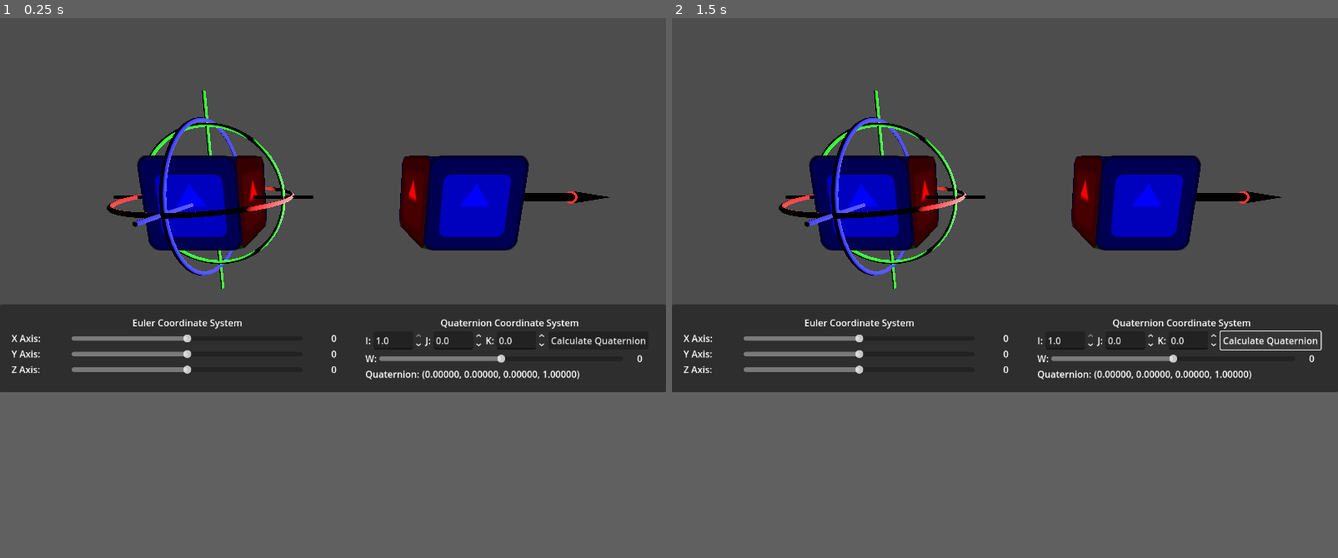
Above: before the commit, frames 1-2 (left to right).
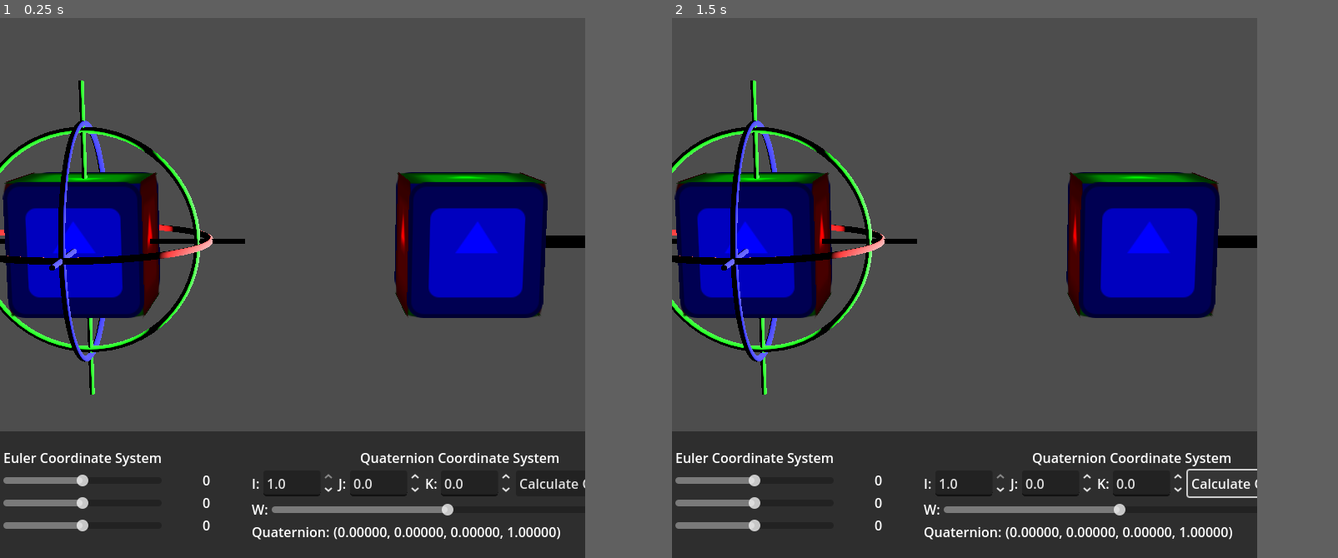
Above: after the commit, the same moments.

Repository: snoeyz/GodotQuaternionDemo
Game: Godot game, scene res://scenes/quaternion_demo.tscn
Two runs of this game, one before a commit and one after it. Both use one fixed random seed, a clock stepped at 60 frames per second and the inputs below. The engine's default icon, where the game draws it, is replaced by a stand-in: a white triangle on a blue panel in a dark square.
Inputs (mouse positions are in pixels of both pictures, inside the frame that each line leads up to):
- Up to frame 1 (0.25 s): no input
- Up to frame 2 (1.5 s): click (1271, 342) at 0.5 s, where only the run before the commit has a clickable "Calculate Quaternion"; click (1271, 342) at 1.25 s, where only the run before the commit has a clickable "Calculate Quaternion"
In our replay, the window is 799x449 before the commit and 702x648 after it. These sizes can differ from the game's own. Grey fills any space a smaller window leaves; there, only what the larger window draws over its background counts as a difference.

The runs differ from the first frame. In frame 1, 40% of the frame differs, in the area x 0-100%, y 11-97%; in frame 2, 39%.

Commit message:
Final changes

Diff:
--- a/project.godot
+++ b/project.godot
@@ -12,8 +12,16 @@
 
 config/name="GodotQuaternionDemo"
 run/main_scene="res://scenes/quaternion_demo.tscn"
-config/features=PackedStringArray("4.3", "Mobile")
+config/features=PackedStringArray("4.5", "Mobile")
 config/icon="res://icon.svg"
+
+[display]
+
+window/size/viewport_width=702
+
+[editor]
+
+movie_writer/movie_file="output.avi"
 
 [rendering]
 
--- a/scenes/quaternion_demo.tscn
+++ b/scenes/quaternion_demo.tscn
@@ -75,13 +75,14 @@
 script = ExtResource("1_hdf15")
 
 [node name="Camera3D" type="Camera3D" parent="."]
-transform = Transform3D(1, 0, 0, 0, 0.980785, 0.19509, 0, -0.19509, 0.980785, 0, 0.503392, 3.03389)
+transform = Transform3D(1, 0, 0, 0, 0.98277134, 0.18482597, 0, -0.18482597, 0.98277134, 0.1275425, 1.2053788, 8.397337)
+fov = 28.3
 
 [node name="OmniLight3D" type="OmniLight3D" parent="."]
 light_energy = 13.05
 
 [node name="EulerGodotCube" parent="." instance=ExtResource("1_nengg")]
-transform = Transform3D(-1, -8.74228e-08, -4.37114e-08, -8.74228e-08, 1, -4.37114e-08, 4.37114e-08, -4.37114e-08, -1, -1.5, 0, 0)
+transform = Transform3D(1, 0, 0, 0, 1, 0, 0, 0, 1, -1.5, 0, 0)
 
 [node name="GimbalX" type="MeshInstance3D" parent="."]
 transform = Transform3D(1, 0, 0, 0, 1, 0, 0, 0, 1, -1.5, 0, 0)
@@ -257,6 +258,7 @@
 max_value = 1.0
 step = 0.1
 value = 1.0
+select_all_on_focus = true
 
 [node name="JLabel" type="Label" parent="CanvasLayer/PanelContainer/MarginContainer/HBoxContainer/QuaternionControls/HBoxContainer"]
 layout_mode = 2
@@ -267,6 +269,7 @@
 min_value = -1.0
 max_value = 1.0
 step = 0.1
+select_all_on_focus = true
 
 [node name="KLabel" type="Label" parent="CanvasLayer/PanelContainer/MarginContainer/HBoxContainer/QuaternionControls/HBoxContainer"]
 layout_mode = 2
@@ -277,6 +280,7 @@
 min_value = -1.0
 max_value = 1.0
 step = 0.1
+select_all_on_focus = true
 
 [node name="CalculateQuatButton" type="Button" parent="CanvasLayer/PanelContainer/MarginContainer/HBoxContainer/QuaternionControls/HBoxContainer"]
 layout_mode = 2
--- /dev/null
+++ b/scenes/rotation_order_demo.tscn
@@ -0,0 +1,117 @@
+[gd_scene load_steps=5 format=3 uid="uid://jnsepd6an64f"]
+
+[ext_resource type="PackedScene" uid="uid://cyh3f031l585i" path="res://scenes/godot_cube.tscn" id="1_l1t2d"]
+
+[sub_resource type="Animation" id="Animation_0ylth"]
+resource_name = "world_space"
+length = 18.0
+tracks/0/type = "value"
+tracks/0/imported = false
+tracks/0/enabled = true
+tracks/0/path = NodePath("GodotCube:rotation")
+tracks/0/interp = 1
+tracks/0/loop_wrap = true
+tracks/0/keys = {
+"times": PackedFloat32Array(0, 0.666, 1.333, 2, 2.9, 3.01, 3.666, 4.333, 5, 5.9, 6, 6.666, 7.333, 8, 8.9, 9, 9.666, 10.333, 11, 11.9, 12, 12.666, 13.333, 14, 14.9, 15, 15.666, 16.333, 17),
+"transitions": PackedFloat32Array(-2, -2, -2, -2, 1e-05, -2, -2, -2, -2, 1e-05, -2, -2, -2, -2, 1e-05, -2, -2, -2, -2, 1e-05, -2, -2, -2, -2, 1e-05, -2, -2, -2, -2),
+"update": 0,
+"values": [Vector3(0, 0, 0), Vector3(0, -1.5707964, 0), Vector3(-1.5707964, -1.5707964, 0), Vector3(-1.5707964, -1.5707964, -1.5707964), Vector3(-1.5707964, -1.5707964, -1.5707964), Vector3(0, 0, 0), Vector3(-1.5707964, 0, 0), Vector3(-1.5707964, -1.5707964, 0), Vector3(-1.5707964, -1.5707964, -1.5707964), Vector3(-1.5707964, -1.5707964, -1.5707964), Vector3(0, 0, 0), Vector3(-1.5707964, 0, 0), Vector3(-1.5707964, 0, -1.5707964), Vector3(-1.5707964, -1.5707964, -1.5707964), Vector3(-1.5707964, -1.5707964, -1.5707964), Vector3(0, 0, 0), Vector3(0, -1.5707964, 0), Vector3(0, -1.5707964, -1.5707964), Vector3(-1.5707964, -1.5707964, -1.5707964), Vector3(-1.5707964, -1.5707964, -1.5707964), Vector3(0, 0, 0), Vector3(0, 0, -1.5707964), Vector3(-1.5707964, 0, -1.5707964), Vector3(-1.5707964, -1.5707964, -1.5707964), Vector3(-1.5707964, -1.5707964, -1.5707964), Vector3(0, 0, 0), Vector3(0, 0, -1.5707964), Vector3(0, -1.5707964, -1.5707964), Vector3(-1.5707964, -1.5707964, -1.5707964)]
+}
+tracks/1/type = "value"
+tracks/1/imported = false
+tracks/1/enabled = true
+tracks/1/path = NodePath("GodotCube:rotation_order")
+tracks/1/interp = 1
+tracks/1/loop_wrap = true
+tracks/1/keys = {
+"times": PackedFloat32Array(0, 3, 6, 9, 12, 15),
+"transitions": PackedFloat32Array(1, 1, 1, 1, 1, 1),
+"update": 1,
+"values": [2, 0, 1, 3, 4, 5]
+}
+tracks/2/type = "value"
+tracks/2/imported = false
+tracks/2/enabled = true
+tracks/2/path = NodePath("HBoxContainer/RotationOrderValue:text")
+tracks/2/interp = 1
+tracks/2/loop_wrap = true
+tracks/2/keys = {
+"times": PackedFloat32Array(0, 3, 6, 9, 12, 15),
+"transitions": PackedFloat32Array(1, 1, 1, 1, 1, 1),
+"update": 1,
+"values": ["YXZ", "XYZ", "XZY", "YZX", "ZXY", "ZYX"]
+}
+
+[sub_resource type="Animation" id="Animation_ctoyv"]
+length = 0.001
+tracks/0/type = "value"
+tracks/0/imported = false
+tracks/0/enabled = true
+tracks/0/path = NodePath("GodotCube:rotation")
+tracks/0/interp = 1
+tracks/0/loop_wrap = true
+tracks/0/keys = {
+"times": PackedFloat32Array(0),
+"transitions": PackedFloat32Array(1),
+"update": 0,
+"values": [Vector3(0, 0, 0)]
+}
+tracks/1/type = "value"
+tracks/1/imported = false
+tracks/1/enabled = true
+tracks/1/path = NodePath("GodotCube:rotation_order")
+tracks/1/interp = 1
+tracks/1/loop_wrap = true
+tracks/1/keys = {
+"times": PackedFloat32Array(0),
+"transitions": PackedFloat32Array(1),
+"update": 1,
+"values": [2]
+}
+tracks/2/type = "value"
+tracks/2/imported = false
+tracks/2/enabled = true
+tracks/2/path = NodePath("HBoxContainer/RotationOrderValue:text")
+tracks/2/interp = 1
+tracks/2/loop_wrap = true
+tracks/2/keys = {
+"times": PackedFloat32Array(0),
+"transitions": PackedFloat32Array(1),
+"update": 1,
+"values": ["YXZ"]
+}
+
+[sub_resource type="AnimationLibrary" id="AnimationLibrary_kspbv"]
+_data = {
+&"RESET": SubResource("Animation_ctoyv"),
+&"world_space": SubResource("Animation_0ylth")
+}
+
+[node name="RotationOrderDemo" type="Node3D"]
+
+[node name="GodotCube" parent="." instance=ExtResource("1_l1t2d")]
+
+[node name="AnimationPlayer" type="AnimationPlayer" parent="."]
+libraries = {
+&"": SubResource("AnimationLibrary_kspbv")
+}
+autoplay = "world_space"
+
+[node name="HBoxContainer" type="HBoxContainer" parent="."]
+offset_right = 40.0
+offset_bottom = 40.0
+
+[node name="Label" type="Label" parent="HBoxContainer"]
+layout_mode = 2
+theme_override_font_sizes/font_size = 32
+text = "Rotation Order: "
+
+[node name="RotationOrderValue" type="Label" parent="HBoxContainer"]
+layout_mode = 2
+theme_override_font_sizes/font_size = 32
+text = "YXZ"
+
+[node name="Camera3D" type="Camera3D" parent="."]
+transform = Transform3D(0.8920659, 0.18317224, -0.413118, -1.09637135e-08, 0.9141691, 0.4053331, 0.45190546, -0.3615838, 0.81549907, -1.0304393, 1.0328083, 1.9940014)
+top_level = true
+fov = 67.5
Not shown: 1 places in scenes/quaternion_demo.tscn that only renumber resources
Not shown, added: scripts/euler_cube.gd.uid
Not shown, added: scripts/quaternion_demo.gd.uid
